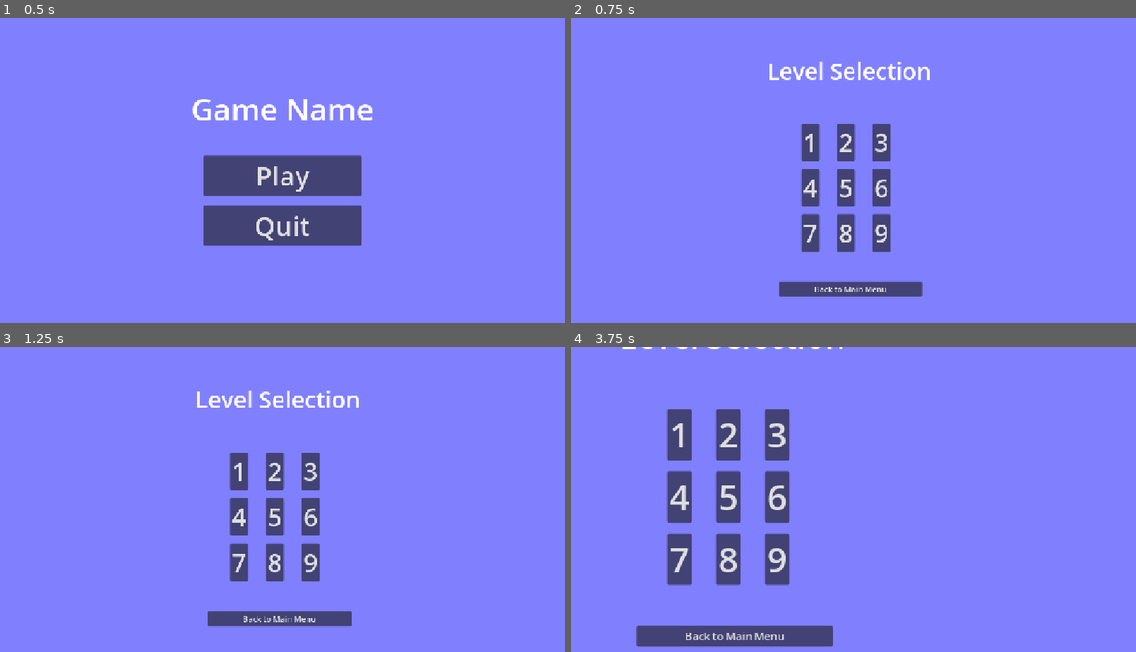
Above: before the commit, frames 1-4 (two rows, left to right).
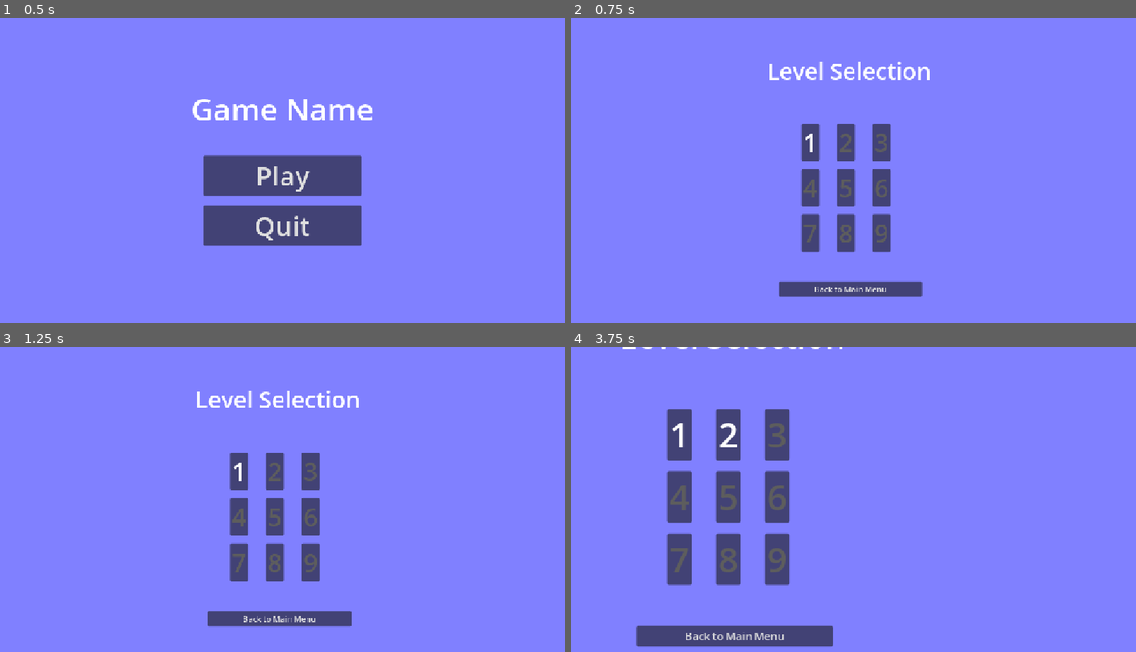
Above: after the commit, the same moments.

Repository: Siporipo/HavenGame
Game: Godot game, scene res://scenes/master.tscn
Same seed, same stepped clock (60 frames per second), same inputs: the game is played once before the commit and once after it.
Inputs (mouse positions are in pixels of both pictures, inside the frame that each line leads up to):
- Up to frame 1 (0.5 s): no input
- Up to frame 2 (0.75 s): click "Play" at 0.5 s
- Up to frame 3 (1.25 s): no input
- Up to frame 4 (3.75 s): click "1" at 1.25 s; tap Enter (ui_accept) at 2 s; move the mouse to (853, 505) at 2.02 s; hold D (move_right) 2.03-3.53 s; click (853, 505) at 2.1 s; tap W (jump) at 2.27, 3.02 s; move the mouse to (740, 520) at 2.77 s; click (740, 520) at 2.85 s; move the mouse to (910, 435) at 3.52 s; hold A (move_left) from 3.53 s (still down); click (910, 435) at 3.6 s

Frame 1 is identical in both runs. In frame 2, 0.6% of the frame differs, in the area x 41-57%, y 37-74%; in frame 3, 0.6%; in frame 4, 1.1%, in the area x 17-39%, y 25-74%.

Commit message:
level selection update

Diff:
--- a/scenes/level_selection.tscn
+++ b/scenes/level_selection.tscn
@@ -59,6 +59,7 @@
 [node name="lvl1" type="Button" parent="VBoxContainer/MarginContainer2/GridContainer/MarginContainer" unique_id=1965811124]
 unique_name_in_owner = true
 layout_mode = 2
+theme_override_colors/font_color = Color(0.3647059, 0.3647059, 0.3647059, 1)
 theme_override_font_sizes/font_size = 50
 text = "1"
 
@@ -72,6 +73,7 @@
 [node name="lvl2" type="Button" parent="VBoxContainer/MarginContainer2/GridContainer/MarginContainer2" unique_id=864828798]
 unique_name_in_owner = true
 layout_mode = 2
+theme_override_colors/font_color = Color(0.36471137, 0.3647114, 0.3647114, 1)
 theme_override_font_sizes/font_size = 50
 text = "2"
 
@@ -85,6 +87,7 @@
 [node name="lvl3" type="Button" parent="VBoxContainer/MarginContainer2/GridContainer/MarginContainer3" unique_id=1049412737]
 unique_name_in_owner = true
 layout_mode = 2
+theme_override_colors/font_color = Color(0.3647059, 0.3647059, 0.3647059, 1)
 theme_override_font_sizes/font_size = 50
 text = "3"
 
@@ -98,6 +101,7 @@
 [node name="lvl4" type="Button" parent="VBoxContainer/MarginContainer2/GridContainer/MarginContainer4" unique_id=723175081]
 unique_name_in_owner = true
 layout_mode = 2
+theme_override_colors/font_color = Color(0.3647059, 0.3647059, 0.3647059, 1)
 theme_override_font_sizes/font_size = 50
 text = "4"
 
@@ -111,6 +115,7 @@
 [node name="lvl5" type="Button" parent="VBoxContainer/MarginContainer2/GridContainer/MarginContainer5" unique_id=575125811]
 unique_name_in_owner = true
 layout_mode = 2
+theme_override_colors/font_color = Color(0.3647059, 0.3647059, 0.3647059, 1)
 theme_override_font_sizes/font_size = 50
 text = "5"
 
@@ -124,6 +129,7 @@
 [node name="lvl6" type="Button" parent="VBoxContainer/MarginContainer2/GridContainer/MarginContainer6" unique_id=668330481]
 unique_name_in_owner = true
 layout_mode = 2
+theme_override_colors/font_color = Color(0.3647059, 0.3647059, 0.3647059, 1)
 theme_override_font_sizes/font_size = 50
 text = "6"
 
@@ -137,6 +143,7 @@
 [node name="lvl7" type="Button" parent="VBoxContainer/MarginContainer2/GridContainer/MarginContainer7" unique_id=714466060]
 unique_name_in_owner = true
 layout_mode = 2
+theme_override_colors/font_color = Color(0.3647059, 0.3647059, 0.3647059, 1)
 theme_override_font_sizes/font_size = 50
 text = "7"
 
@@ -150,6 +157,7 @@
 [node name="lvl8" type="Button" parent="VBoxContainer/MarginContainer2/GridContainer/MarginContainer8" unique_id=421126673]
 unique_name_in_owner = true
 layout_mode = 2
+theme_override_colors/font_color = Color(0.3647059, 0.3647059, 0.3647059, 1)
 theme_override_font_sizes/font_size = 50
 text = "8"
 
@@ -163,6 +171,7 @@
 [node name="lvl9" type="Button" parent="VBoxContainer/MarginContainer2/GridContainer/MarginContainer9" unique_id=750268695]
 unique_name_in_owner = true
 layout_mode = 2
+theme_override_colors/font_color = Color(0.3647059, 0.3647059, 0.3647059, 1)
 theme_override_font_sizes/font_size = 50
 text = "9"
 
--- a/scripts/level_selection.gd
+++ b/scripts/level_selection.gd
@@ -35,20 +35,29 @@
 
 func _ready() -> void:
 	%lvl1.pressed.connect(level1)
+	%lvl1.add_theme_color_override("font_color", Color(1, 1, 1, 1))
 	if Autoload.max_level > 1:
 		%lvl2.pressed.connect(level2)
+		%lvl2.add_theme_color_override("font_color", Color(1, 1, 1, 1))
 		if Autoload.max_level > 2:
 			%lvl3.pressed.connect(level3)
+			%lvl3.add_theme_color_override("font_color", Color(1, 1, 1, 1))
 			if Autoload.max_level > 3:
 				%lvl4.pressed.connect(level4)
+				%lvl4.add_theme_color_override("font_color", Color(1, 1, 1, 1))
 				if Autoload.max_level > 4:
 					%lvl5.pressed.connect(level5)
+					%lvl5.add_theme_color_override("font_color", Color(1, 1, 1, 1))
 					if Autoload.max_level > 5:
 						%lvl6.pressed.connect(level6)
+						%lvl6.add_theme_color_override("font_color", Color(1, 1, 1, 1))
 						if Autoload.max_level > 6:
 							%lvl7.pressed.connect(level7)
+							%lvl7.add_theme_color_override("font_color", Color(1, 1, 1, 1))
 							if Autoload.max_level > 7:
 								%lvl8.pressed.connect(level8)
+								%lvl8.add_theme_color_override("font_color", Color(1, 1, 1, 1))
 								if Autoload.max_level > 8:
 									%lvl9.pressed.connect(level9)
+									%lvl9.add_theme_color_override("font_color", Color(1, 1, 1, 1))
 	%Button.pressed.connect(menu_request)
--- a/scripts/verity.gd
+++ b/scripts/verity.gd
@@ -17,20 +17,12 @@
 		elif randint == 3:
 			attack = "knuckles"
 	else:
-		if attack == "sine_hover":
-			$AnimatedSprite2D.play("float")
-			target_pos = (Vector2(sin(next_attack_timeout * 2) * 1000, cos(next_attack_timeout * 2) * 500) - position) / 10
+		if attack == "idle":
+			$AnimatedSprite2D.play("idle")
+		elif attack == "sine_hover":
+			target_pos = Vector2(cos(next_attack_timeout * 4) * 500, sin(next_attack_timeout * 6) * 300) + camera_ref.position
 		elif attack == "diagonal":
-			$AnimatedSprite2D.play("idle")
-			if next_attack_timeout < 5:
-				target_pos = Vector2(60 * next_attack_timeout, 30 * next_attack_timeout)
-			else:
-				target_pos = Vector2(-50 * (next_attack_timeout - 5), 50 * (next_attack_timeout - 5))
-
-		elif attack == "knuckles":
-			$AnimatedSprite2D.play("shoot")
-			target_pos = Vector2(randf() * 1000 -500, -randf() * 500 + 250)
-
+			target_pos = camera_ref.position + Vector2(20 * next_attack_timeout)
 	position += (target_pos - position) / 5
 	next_attack_timeout -= delta
 
